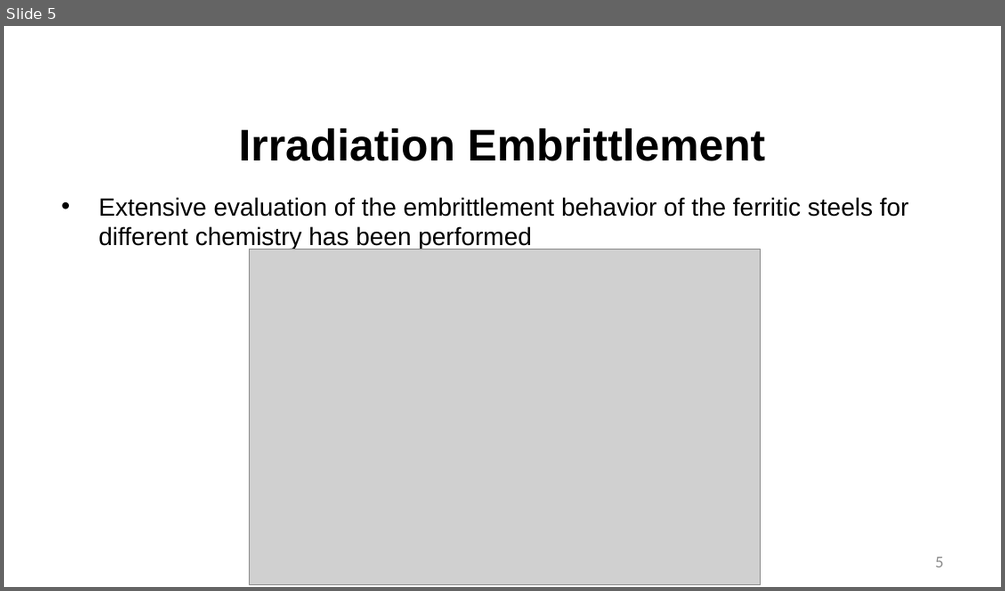
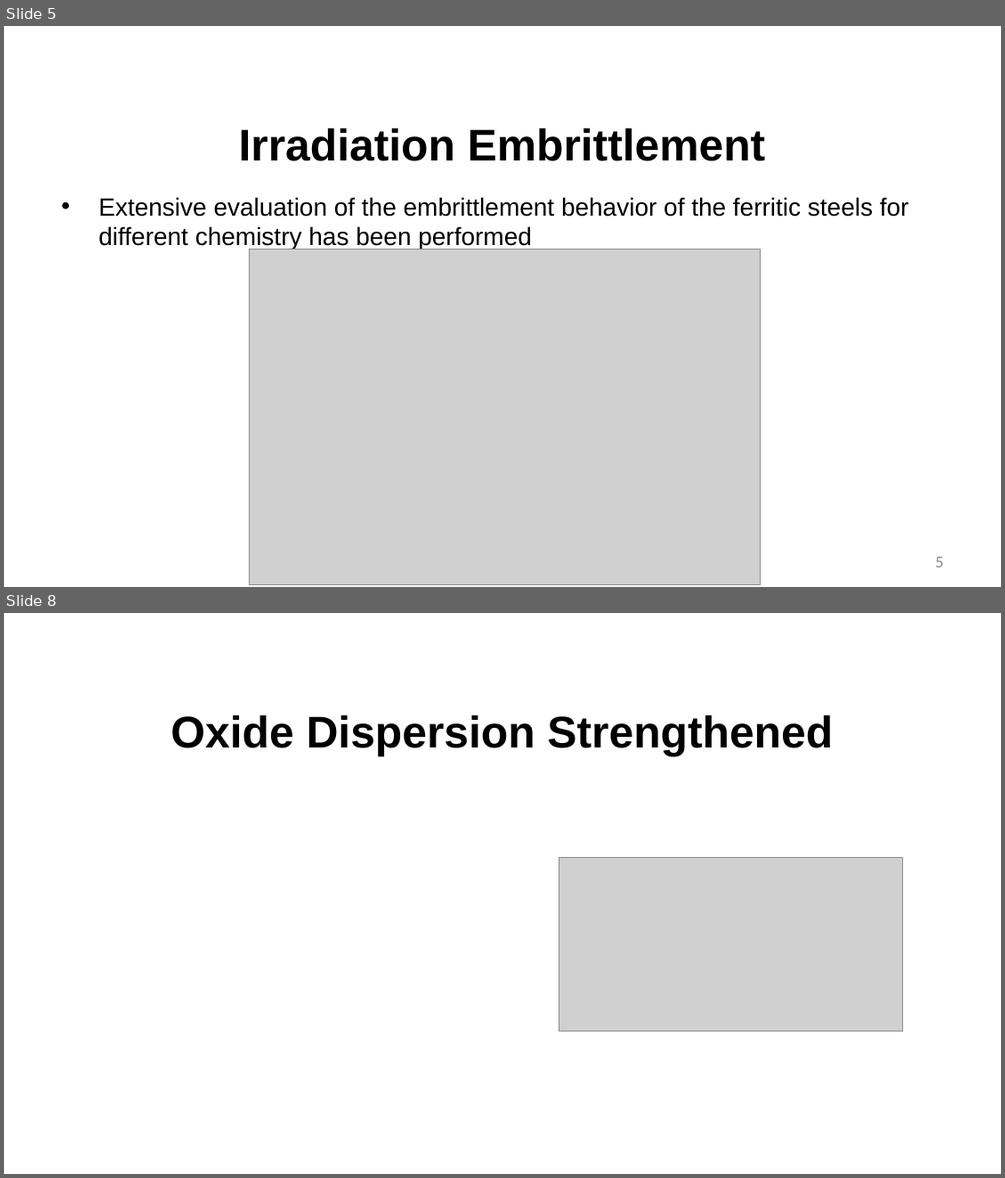
Before and after one commit to benbeeler/TEACHING, a slide deck: Advanced Reactor Materials/Lec21_AdvancedCladding.pptx. Shown one above the other, each under a label of ours: slide 5 before the commit, slides 5 and 8 after it; the slides between them are not shown. The pictures are 1005x591 and 1005x1178 pixels, drawn with LibreOffice and Linux fonts; fonts in the diff are those of the drawing; grey boxes stand for pictures; background and template pictures are left out. Boxes give left, top, right and bottom in pixels: in the first picture for what was removed or moved away, otherwise in the second. Text is boxed around its words. In the diff, an @@ line names an element or a change of style, - is before the commit and + after.

```diff
--- a/Advanced Reactor Materials/Lec21_AdvancedCladding.pptx
+++ b/Advanced Reactor Materials/Lec21_AdvancedCladding.pptx
@@ slide 8 added at (x1=4, y1=613, x2=1001, y2=1174), background #FFFFFF @@
@@ title added at (x1=170, y1=715, x2=833, y2=757), 42.7 pt, text #000000, bold @@
+Oxide Dispersion Strengthened
@@ picture added at (x1=558, y1=858, x2=903, y2=1031) @@
```
Also in this commit, not shown: 2 other slides added, 1 other file.
